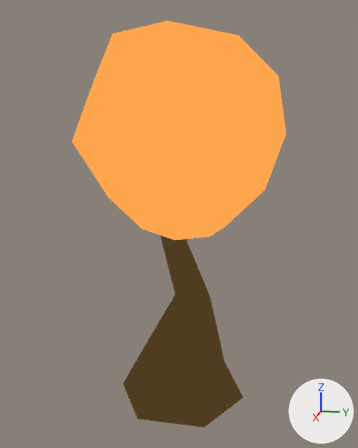
The Blender file art_stuff/blender_files/yellow_tree.blend as it was, and as the next commit left it.
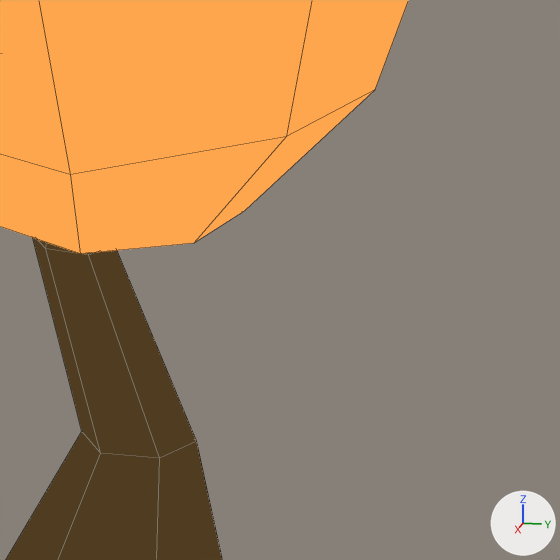
Each version is shown whole from a 50 mm lens placed at (7.98, 1.55, 5.05), pointed at (-0.03, -0.06, 3.04), then close up on the part from 42% to 90% of the width and 36% to 75% of the height. The axes (+X, +Y, +Z) are drawn at lower right. The lights are the same throughout. The first two pictures are the older version. The close-ups show mesh edges as thin lines.

In view in the first close-up: 'leaves', 'trunk'.
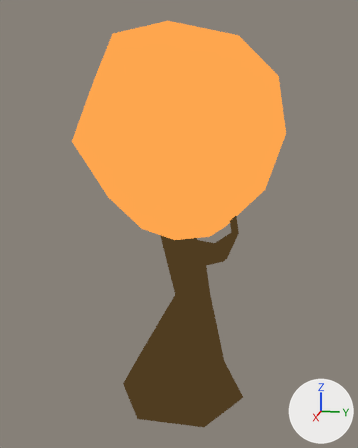
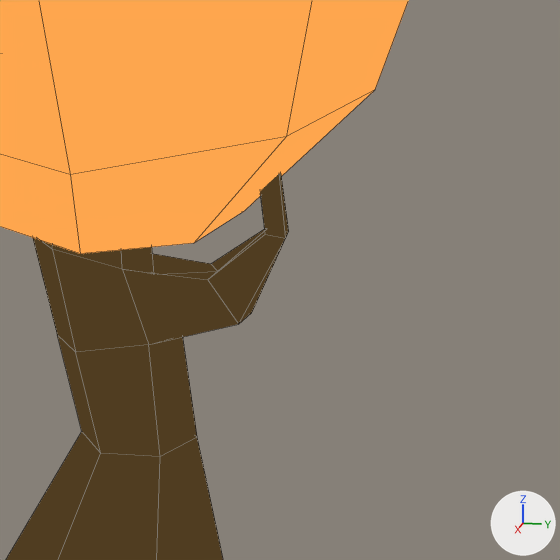
The change, as a diff of the scene's bpy script:
```diff
--- a/art_stuff/blender_files/yellow_tree.blend.py
+++ b/art_stuff/blender_files/yellow_tree.blend.py
@@ me_cylinder_002 @@
 # used by ob_trunk; location = (0.0, 0.0, 0.619)
-me_cylinder_002.from_pydata(...)  # 30 vertices, 26 faces; spans x -0.99..0.96, y -1.13..1.13, z -0.72..3.27
+me_cylinder_002.from_pydata(...)  # 54 vertices, 50 faces; spans x -0.99..0.96, y -1.13..1.13, z -0.72..3.27
+# me_cylinder_002 part 1
+# 6 faces are deleted
+# 7 vertices move from x -0.19..0.25, y -0.27..0.48, z 1.08..2.26 to x -0.19..0.24, y -0.23..0.48, z 1.08..2.25
+# 24 vertices are added at x -0.3..0.19, y -0.26..0.96, z 1.66..2.82
+# 30 new faces join them
 me_cylinder_002.materials.append(mat_material_002)
```

Changed parts and their boxes [x1, y1, x2, y2] in the close-ups (560 x 560 px):
'trunk', reshaped
    before: [6, 238, 223, 560]
    after: [6, 173, 289, 560]
part 1 of me_cylinder_002, built on
    before: [33, 238, 223, 560]
    after: [33, 173, 289, 560]
